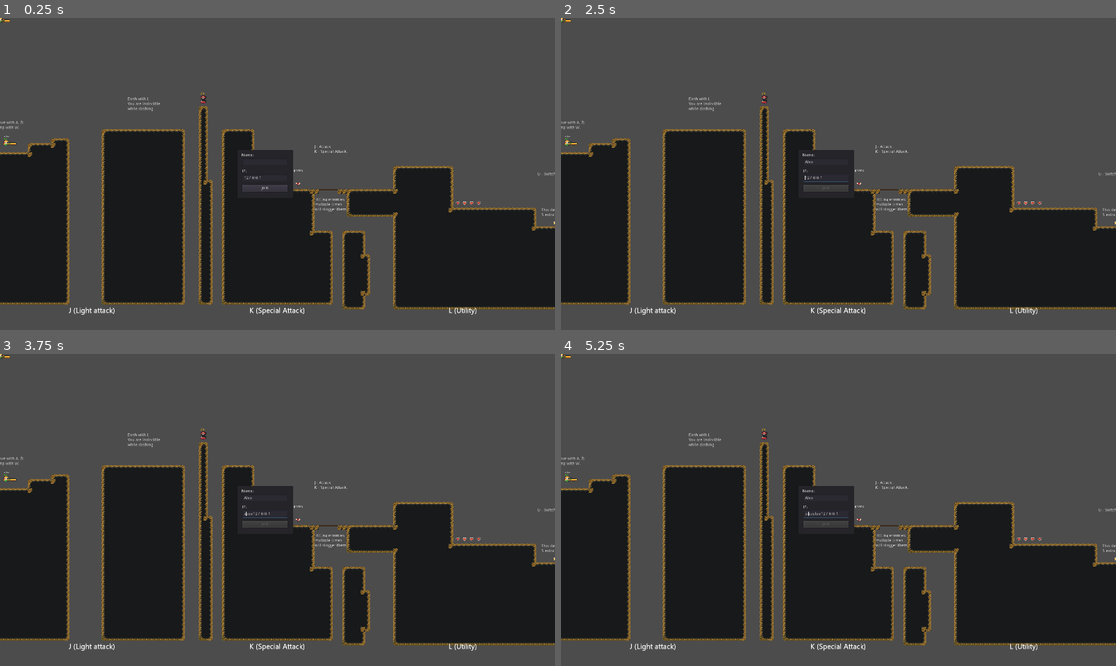
Above: before the commit, frames 1-4 (two rows, left to right).
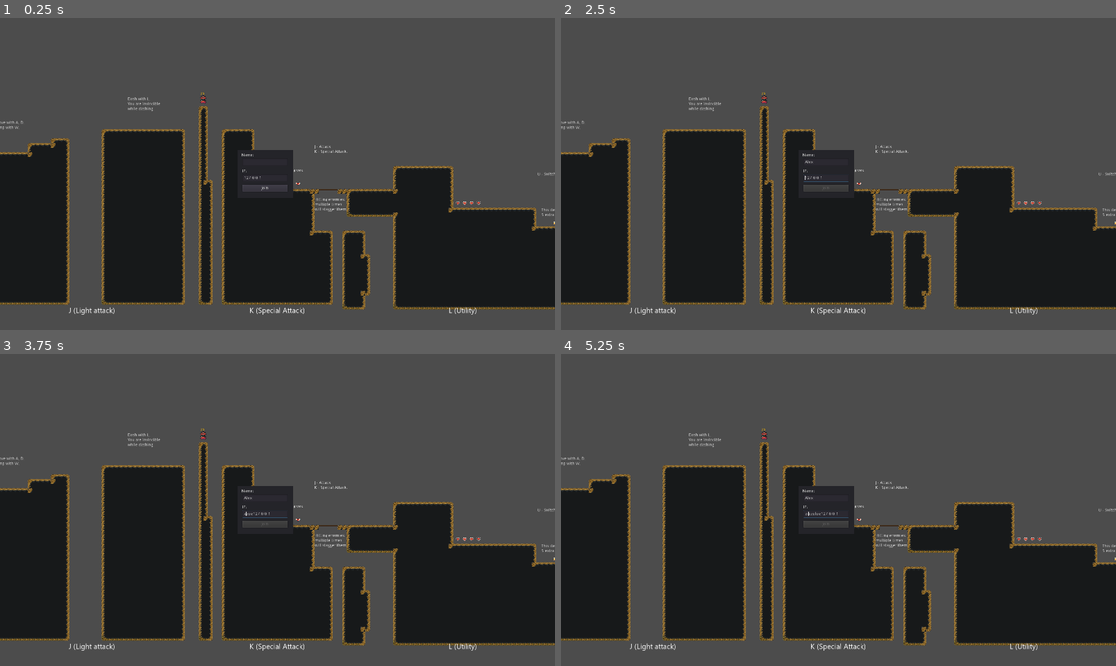
Above: after the commit, the same moments.

Repository: mirondorin/DQ-RL
Game: Godot game, scene res://scenes/SceneHandler.tscn
Same seed, same stepped clock (60 frames per second), same inputs: the game is played once before the commit and once after it.
Inputs (mouse positions are in pixels of both pictures, inside the frame that each line leads up to):
- Up to frame 1 (0.25 s): no input
- Up to frame 2 (2.5 s): click (827, 161) at 0.52 s; type "Alex" at 0.6 s; click "Join" at 1.25 s; move the mouse to (960, 158) at 2.02 s; hold Right (ui_right) from 2.03 s (still down); hold I (hold_direction) from 2.03 s (still down); tap Up (ui_up) at 2.27 s
- Up to frame 3 (3.75 s): tap E (interact) at 2.75, 2.85, 3.5 s; move the mouse to (166, 525) at 2.77 s; release I (hold_direction) at 2.78 s; tap Up (ui_up) at 3.02 s; move the mouse to (333, 441) at 3.52 s; release Right (ui_right) at 3.53 s; hold Left (ui_left) from 3.53 s (still down); hold X (special_attack) from 3.53 s (still down)
- Up to frame 4 (5.25 s): tap E (interact) at 4.25, 5 s; move the mouse to (810, 572) at 4.27 s; release Left (ui_left) at 4.28 s; release X (special_attack) at 4.28 s; hold Right (ui_right) from 4.28 s (still down); tap L (utility) at 4.35 s; tap Up (ui_up) at 4.52 s; move the mouse to (1005, 556) at 5.02 s; hold I (hold_direction) from 5.03 s (still down)

The runs differ from the first frame. In frame 1, 0.1% of the frame differs, in the area x 0-86%, y 0-96%; in frame 2, 0.1%; in frame 3, 0.1%; in frame 4, 0.1%.

Commit message:
Now players can connect and their position is synchronized

Diff:
--- a/scenes/MainScene.tscn
+++ b/scenes/MainScene.tscn
@@ -12,9 +12,12 @@
 [node name="YSort" type="YSort" parent="."]
 
 [node name="PlayableCharacter" parent="YSort" instance=ExtResource( 1 )]
+position = Vector2( -3676.5, -5886.09 )
 
 [node name="OtherPlayers" type="YSort" parent="YSort"]
+position = Vector2( 138, 78 )
 
 [node name="Mobs" type="YSort" parent="YSort"]
+position = Vector2( 36, 22 )
 
 [node name="LevelRoot" type="Node" parent="."]
--- a/scenes/Singleton/Server.gd
+++ b/scenes/Singleton/Server.gd
@@ -83,13 +83,14 @@
 	get_node("../SceneHandler/MainScene").DespawnPlayer(player_id)
 
 
-func SignalGameStart():
-	rpc_id(1, "SignalGameStart")
+func SignalGameStart(spawn_positions):
+	rpc_id(1, "SignalGameStart", spawn_positions)
 
 
-remote func ReturnGameStart():
+remote func ReturnGameStart(s_spawn_positions):
+	print("Returning game start")
 	get_tree().get_root().get_node("SceneHandler").lobby_instance.hide()
-	get_tree().get_root().get_node("SceneHandler").mainscene_instance.start_game()
+	get_tree().get_root().get_node("SceneHandler").mainscene_instance.start_game(s_spawn_positions)
 
 
 func SendPlayerState(player_state):
--- a/scenes/levels/level0.tscn
+++ b/scenes/levels/level0.tscn
@@ -17,30 +17,8 @@
 [ext_resource path="res://scenes/items/DamageBoost.tscn" type="PackedScene" id=15]
 [ext_resource path="res://scenes/Mobs/MobProjectile.tscn" type="PackedScene" id=16]
 [ext_resource path="res://scenes/NewLevelDoor.tscn" type="PackedScene" id=17]
-[ext_resource path="res://scenes/Players/PlayableCharacter.tscn" type="PackedScene" id=18]
-
-[sub_resource type="RectangleShape2D" id=1]
-extents = Vector2( 82.0744, 40.5701 )
-
-[sub_resource type="RectangleShape2D" id=2]
-extents = Vector2( 76.3908, 10 )
-
-[sub_resource type="RectangleShape2D" id=3]
-extents = Vector2( 68.7013, 10 )
-
-[sub_resource type="RectangleShape2D" id=4]
-extents = Vector2( 69.3528, 160.267 )
-
-[sub_resource type="RectangleShape2D" id=5]
-extents = Vector2( 18.6112, 190.528 )
-
-[sub_resource type="RectangleShape2D" id=6]
-extents = Vector2( 10, 83.8634 )
-
-[sub_resource type="RectangleShape2D" id=7]
-extents = Vector2( 217.193, 32.1834 )
-
-[sub_resource type="SpriteFrames" id=8]
+
+[sub_resource type="SpriteFrames" id=1]
 animations = [ {
 "frames": [ ExtResource( 3 ), ExtResource( 4 ), ExtResource( 7 ), ExtResource( 3 ) ],
 "loop": true,
@@ -53,11 +31,32 @@
 "speed": 5.0
 } ]
 
+[sub_resource type="RectangleShape2D" id=2]
+extents = Vector2( 10, 14.8159 )
+
+[sub_resource type="RectangleShape2D" id=3]
+extents = Vector2( 10, 14.4904 )
+
+[sub_resource type="RectangleShape2D" id=4]
+extents = Vector2( 82.0744, 40.5701 )
+
+[sub_resource type="RectangleShape2D" id=5]
+extents = Vector2( 76.3908, 10 )
+
+[sub_resource type="RectangleShape2D" id=6]
+extents = Vector2( 68.7013, 10 )
+
+[sub_resource type="RectangleShape2D" id=7]
+extents = Vector2( 69.3528, 160.267 )
+
+[sub_resource type="RectangleShape2D" id=8]
+extents = Vector2( 18.6112, 190.528 )
+
 [sub_resource type="RectangleShape2D" id=9]
-extents = Vector2( 10, 14.8159 )
+extents = Vector2( 10, 83.8634 )
 
 [sub_resource type="RectangleShape2D" id=10]
-extents = Vector2( 10, 14.4904 )
+extents = Vector2( 217.193, 32.1834 )
 
 [node name="LevelRoot" type="Node2D"]
 script = ExtResource( 11 )
@@ -103,6 +102,70 @@
 [node name="3" type="Position2D" parent="Spawn"]
 position = Vector2( 45.1772, 432.396 )
 
+[node name="MobStatic" type="KinematicBody2D" parent="." groups=[
+"mobs",
+]]
+position = Vector2( 703.526, 279.315 )
+collision_layer = 0
+collision_mask = 2
+script = ExtResource( 10 )
+__meta__ = {
+"_edit_group_": true
+}
+follow = false
+
+[node name="AnimatedSprite" type="AnimatedSprite" parent="MobStatic"]
+frames = SubResource( 1 )
+animation = "idle"
+playing = true
+flip_h = true
+
+[node name="PhysicsCollision" type="CollisionShape2D" parent="MobStatic"]
+visible = false
+position = Vector2( 0, 3.374 )
+shape = SubResource( 2 )
+
+[node name="Hitbox" type="Area2D" parent="MobStatic" groups=[
+"hitbox",
+]]
+visible = false
+collision_layer = 2147483649
+
+[node name="CollisionShape2D" type="CollisionShape2D" parent="MobStatic/Hitbox"]
+light_mask = -2147483647
+position = Vector2( 0, 3.402 )
+shape = SubResource( 3 )
+
+[node name="Hurtbox" type="Area2D" parent="MobStatic" groups=[
+"hurtbox",
+]]
+scale = Vector2( 1.146, 1.128 )
+collision_layer = 2147483649
+
+[node name="CollisionShape2D" type="CollisionShape2D" parent="MobStatic/Hurtbox"]
+light_mask = -2147483647
+position = Vector2( 0, 3.402 )
+shape = SubResource( 3 )
+
+[node name="AttackCooldown" type="Timer" parent="MobStatic"]
+
+[node name="JumpCooldown" type="Timer" parent="MobStatic"]
+
+[node name="HealthLabel" type="Label" parent="MobStatic"]
+margin_left = -9.0
+margin_top = -26.0
+margin_right = 63.0
+margin_bottom = 33.0
+rect_scale = Vector2( 0.466, 0.444 )
+custom_fonts/font = ExtResource( 9 )
+custom_colors/font_color = Color( 1, 0.741176, 0, 1 )
+text = "20
+
+"
+__meta__ = {
+"_edit_use_anchors_": false
+}
+
 [node name="EnemySpawner" parent="." instance=ExtResource( 13 )]
 position = Vector2( 1148.27, 574.629 )
 enemyscene = ExtResource( 12 )
@@ -154,24 +217,24 @@
 
 [node name="CollisionShape2D" type="CollisionShape2D" parent="Triggers/fightareatrigger"]
 position = Vector2( -57.0834, -74.3268 )
-shape = SubResource( 4 )
+shape = SubResource( 7 )
 
 [node name="fightareatrigger2" type="Area2D" parent="Triggers"]
 collision_layer = 0
 
 [node name="CollisionShape2D" type="CollisionShape2D" parent="Triggers/fightareatrigger2"]
 position = Vector2( 1506.42, 488.465 )
-shape = SubResource( 5 )
+shape = SubResource( 8 )
 
 [node name="dashtrigger" type="Area2D" parent="Triggers"]
 position = Vector2( 368.755, 343.966 )
 
 [node name="CollisionShape2D" type="CollisionShape2D" parent="Triggers/dashtrigger"]
 position = Vector2( 2.80615, -26.9391 )
-shape = SubResource( 6 )
+shape = SubResource( 9 )
 
 [node name="respawn0" type="Position2D" parent="."]
-position = Vector2( -38.4566, 433.255 )
+position = Vector2( -39.3475, 433.255 )
 
 [node name="respawn1" type="Position2D" parent="."]
 position = Vector2( 546.301, 370.263 )
@@ -316,80 +379,9 @@
 __meta__ = {
 "_edit_use_anchors_": false
 }
-
-[node name="YSort" type="YSort" parent="."]
-
-[node name="PlayableCharacter" parent="YSort" instance=ExtResource( 18 )]
-position = Vector2( 20.7887, 425.666 )
-
-[node name="OtherPlayers" type="YSort" parent="YSort"]
-
-[node name="Mobs" type="YSort" parent="YSort"]
-
-[node name="MobStatic" type="KinematicBody2D" parent="YSort/Mobs" groups=[
-"mobs",
-]]
-position = Vector2( 703.526, 279.315 )
-collision_layer = 0
-collision_mask = 2
-script = ExtResource( 10 )
-__meta__ = {
-"_edit_group_": true
-}
-follow = false
-
-[node name="AnimatedSprite" type="AnimatedSprite" parent="YSort/Mobs/MobStatic"]
-frames = SubResource( 8 )
-animation = "idle"
-frame = 1
-playing = true
-flip_h = true
-
-[node name="PhysicsCollision" type="CollisionShape2D" parent="YSort/Mobs/MobStatic"]
-visible = false
-position = Vector2( 0, 3.374 )
-shape = SubResource( 9 )
-
-[node name="Hitbox" type="Area2D" parent="YSort/Mobs/MobStatic" groups=[
-"hitbox",
-]]
-visible = false
-collision_layer = 2147483649
-
-[node name="CollisionShape2D" type="CollisionShape2D" parent="YSort/Mobs/MobStatic/Hitbox"]
-light_mask = -2147483647
-position = Vector2( 0, 3.402 )
-shape = SubResource( 10 )
-
-[node name="Hurtbox" type="Area2D" parent="YSort/Mobs/MobStatic" groups=[
-"hurtbox",
-]]
-scale = Vector2( 1.146, 1.128 )
-collision_layer = 2147483649
-
-[node name="CollisionShape2D" type="CollisionShape2D" parent="YSort/Mobs/MobStatic/Hurtbox"]
-light_mask = -2147483647
-position = Vector2( 0, 3.402 )
-shape = SubResource( 10 )
-
-[node name="AttackCooldown" type="Timer" parent="YSort/Mobs/MobStatic"]
-
-[node name="JumpCooldown" type="Timer" parent="YSort/Mobs/MobStatic"]
-
-[node name="HealthLabel" type="Label" parent="YSort/Mobs/MobStatic"]
-margin_left = -9.0
-margin_top = -26.0
-margin_right = 63.0
-margin_bottom = 33.0
-rect_scale = Vector2( 0.466, 0.444 )
-custom_fonts/font = ExtResource( 9 )
-custom_colors/font_color = Color( 1, 0.741176, 0, 1 )
-text = "20
-
-"
-__meta__ = {
-"_edit_use_anchors_": false
-}
+[connection signal="area_entered" from="MobStatic/Hurtbox" to="MobStatic" method="_on_Hurtbox_area_entered"]
+[connection signal="timeout" from="MobStatic/AttackCooldown" to="MobStatic" method="_on_AttackCooldown_timeout"]
+[connection signal="timeout" from="MobStatic/JumpCooldown" to="MobStatic" method="_on_JumpCooldown_timeout"]
 [connection signal="area_entered" from="Triggers/StartTrigger" to="." method="_on_StartTrigger_area_entered"]
 [connection signal="area_entered" from="Triggers/respawntrigger0" to="." method="_on_respawntrigger0_area_entered"]
 [connection signal="area_entered" from="Triggers/respawntrigger1" to="." method="_on_respawntrigger1_area_entered"]
@@ -397,8 +389,5 @@
 [connection signal="area_entered" from="Triggers/fightareatrigger2" to="." method="_on_fightareatrigger2_area_entered"]
 [connection signal="area_entered" from="Triggers/dashtrigger" to="." method="_on_dashtrigger_area_entered"]
 [connection signal="area_entered" from="MobSpawnArea" to="." method="_on_MobSpawnArea_area_entered"]
-[connection signal="area_entered" from="YSort/Mobs/MobStatic/Hurtbox" to="YSort/Mobs/MobStatic" method="_on_Hurtbox_area_entered"]
-[connection signal="timeout" from="YSort/Mobs/MobStatic/AttackCooldown" to="YSort/Mobs/MobStatic" method="_on_AttackCooldown_timeout"]
-[connection signal="timeout" from="YSort/Mobs/MobStatic/JumpCooldown" to="YSort/Mobs/MobStatic" method="_on_JumpCooldown_timeout"]
 
 [editable path="NewLevelDoor"]
--- a/scripts/MainScene.gd
+++ b/scripts/MainScene.gd
@@ -11,6 +11,7 @@
 
 var current_level = 0
 var last_worlds_state = 0
+var player_list
 
 
 func _ready():
@@ -18,8 +19,8 @@
 
 
 func change_level():
+	print("Changing level")
 	delete_current_mobs()
-	print("Deleted mobs")
 	var next_level = "level" + str(current_level) + ".tscn"
 	var current_levels = level_root.get_children()
 	if current_level != null:
@@ -28,9 +29,11 @@
 			i.queue_free()
 	var new_level = load("res://scenes/levels/" + next_level).instance()
 	level_root.add_child(new_level)
+	print("New level loaded")
 
 
 func delete_current_mobs():
+	print("Deleting mobs")
 	var current_mobs = mobs_root.get_children()
 	if current_mobs == null:
 		return 1
@@ -60,9 +63,24 @@
 		print("some sort of error when despawning player, player does not exist")
 
 
-func start_game():
+func start_game(s_spawn_positions):
+	var my_id = get_tree().get_network_unique_id()
+	get_node("YSort/PlayableCharacter").init_game_data()
+	for player in s_spawn_positions.keys():
+		if my_id == player:
+			get_node("YSort/PlayableCharacter").set_player_name(s_spawn_positions[player]["name"])
+			get_node("YSort/PlayableCharacter").set_start_position(s_spawn_positions[player]["pos"])
+		elif get_node("YSort/OtherPlayers").has_node(str(player)):
+			get_node("YSort/OtherPlayers/" + str(player)).set_player_name(s_spawn_positions[player]["name"])
+			get_node("YSort/OtherPlayers/" + str(player)).set_start_position(s_spawn_positions[player]["pos"])
+		else:
+			var new_player = player_spawn.instance()
+			new_player.set_start_position(s_spawn_positions[player]["pos"])
+			new_player.name = str(player)
+			new_player.set_player_name(s_spawn_positions[player]["name"])
+			other_players.add_child(new_player)
+	yield(get_tree().create_timer(1), "timeout")
 	get_tree().paused = false
-	get_node("YSort/PlayableCharacter").init_game_data()
 	get_node("YSort/PlayableCharacter").set_physics_process(true)
 	print("Game started")
 
--- a/scripts/PhysicsEntity.gd
+++ b/scripts/PhysicsEntity.gd
@@ -116,7 +116,6 @@
 
 
 func stop_animation():
-#	TODO: check if this doesn't affect animation_dict
 	animation_stop = false
 	animation_stopped = true
 	old_animation_play_what = "1"
--- a/scripts/Players/PlayableCharacter.gd
+++ b/scripts/Players/PlayableCharacter.gd
@@ -25,7 +25,6 @@
 
 
 func _init():
-	start_position = position
 	self.SPEED = 100
 	self.JUMPSPEED = 80
 	stats["damage_modifier"] = 0
@@ -56,6 +55,11 @@
 
 func set_player_name(new_name):
 	$DebugAction.text = new_name
+
+
+func set_start_position(pos):
+	position = pos
+	start_position = position
 
 
 func MovementLoop(delta):
--- a/scripts/Players/PlayableCharacterTemplate.gd
+++ b/scripts/Players/PlayableCharacterTemplate.gd
@@ -1,4 +1,7 @@
 extends KinematicBody2D
+
+
+var start_position
 
 
 func _ready():
@@ -7,3 +10,12 @@
 func MovePlayer(new_position):
 	print("Moving other player")
 	set_position(new_position)
+
+
+func set_player_name(new_name):
+	$DebugAction.text = new_name
+
+
+func set_start_position(pos):
+	position = pos
+	start_position = position
--- a/scripts/SceneHandler.gd
+++ b/scripts/SceneHandler.gd
@@ -15,8 +15,6 @@
 	add_child(lobby_instance)
 	print(lobby_instance)
 	get_tree().paused = true
-#	yield(get_tree().create_timer(1), "timeout")
-#	Server.FetchGameData("a", get_instance_id())
 
 
 func SetData(s_value):
--- a/scripts/lobby.gd
+++ b/scripts/lobby.gd
@@ -76,5 +76,8 @@
 
 
 func _on_start_pressed():
-	Server.SignalGameStart()
+	var spawn_positions = []
+	for i in range(4):
+		spawn_positions.append(get_parent().get_node("MainScene/LevelRoot/LevelRoot/Spawn/" + str(i)).position)
+	Server.SignalGameStart(spawn_positions)
 	get_parent().FetchGameData()
Not shown: 3 places in scenes/levels/level0.tscn that only renumber resources
